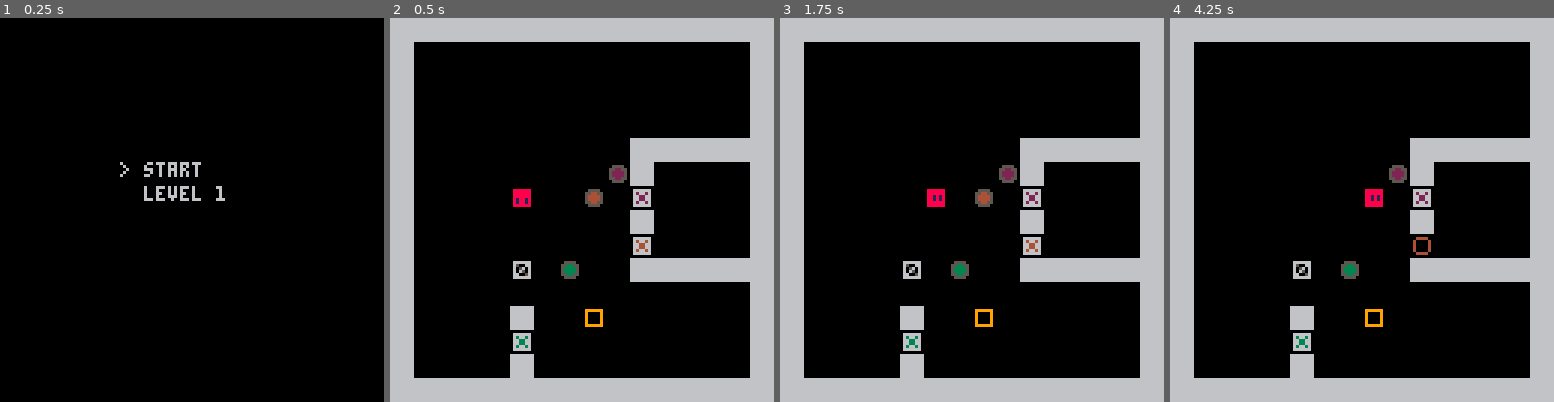
Above: before the commit, frames 1-4 (left to right).
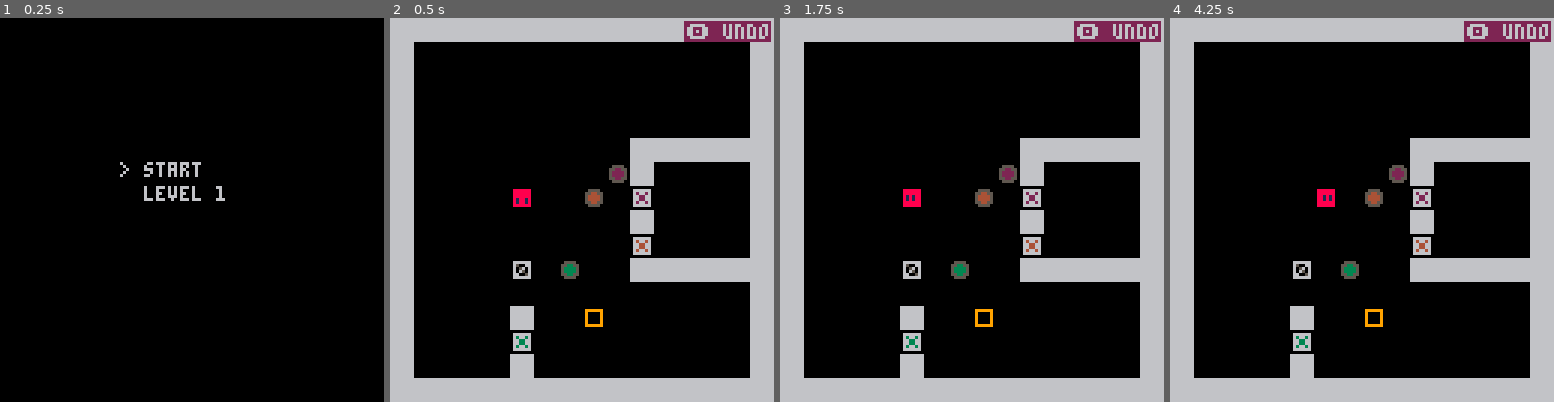
Above: after the commit, the same moments.

Repository: yuxiaomao/pico8-soko
Game: PICO-8 cartridge soko.p8
Two runs of this game, one before a commit and one after it. Both use one fixed random seed, a clock stepped at 60 frames per second and the inputs below.
Inputs:
- Up to frame 1 (0.25 s): no input
- Up to frame 2 (0.5 s): tap X (X key) at 0.33 s
- Up to frame 3 (1.75 s): tap O (Z key) at 0.7, 1.7 s; tap X (X key) at 1.07 s; hold Right from 1.6 s (still down)
- Up to frame 4 (4.25 s): tap X (X key) at 1.85, 2.97, 4.08 s; release Right at 2.1 s; tap O (Z key) every 0.4 s from 2.1 to 4.1 s; hold Up 2.15-2.42 s; hold Right 2.47-3.03 s; hold Left 3.08-3.58 s; hold Down 3.63-3.97 s; hold Right from 4.02 s (still down)

Frame 1 is identical in both runs. In frame 2, 0.8% of the frame differs, in the area x 76-100%, y 0-7%; in frame 3, 1.3%; in frame 4, 1.5%, in the area x 38-100%, y 0-62%.

Commit message:
Gameplay: add undo moves in level

Diff:
--- a/soko.p8
+++ b/soko.p8
@@ -3,7 +3,6 @@
 __lua__
 -- main
 -- todo: add true maps
--- todo?: undo??
 
 -- sprite flags:
 --   usr: 0-usr
@@ -13,10 +12,11 @@
 --        (4) 5-door
 --   obj: (1) 3-box
 
-
 -- sfx:
 --   0: move
 --   1: level clear
+--   2: error
+--   3: undo move
 
 -- global variables:
 --   mn: menu
@@ -69,6 +69,7 @@
     usrface=3, -- face orientation
     updated=2, -- 0-no 1-yes 2-forceredrawall
     win=0,
+    moves={},
   }
   lv.x0=((n-1)%8)*16
   lv.y0=((n-1)\8)*16 -- int div
@@ -121,11 +122,16 @@
 end
 
 function _updatelevel()
-  if ((clv.win != 1) and
-      (btnp(0) or btnp(1)
-       or btnp(2) or btnp(3))) then
-    _updatebtnpdpad()
-    clv.updated=1
+  if (clv.win != 1) then
+    if (btnp(0) or btnp(1)
+        or btnp(2) or btnp(3)) then
+      _updatelevelmove()
+      clv.updated=1
+    end
+    if (btnp(4)) then
+      _updatelevelundo()
+      clv.updated=1
+    end
   end
   if ((clv.win == 1) and
       btnp(5)) then
@@ -222,11 +228,13 @@
 end
 
 -- update only if any dpad button is pressed
-function _updatebtnpdpad()
-  local nx=clv.usr.x
-  local ny=clv.usr.y
-  local nx2=nx
-  local ny2=ny
+function _updatelevelmove()
+  local x0=clv.usr.x
+  local y0=clv.usr.y
+  local nx=x0
+  local ny=y0
+  local nx2=x0
+  local ny2=y0
   local cant_move=0
   local is_push=0
   if btnp(0) then -- left
@@ -250,7 +258,7 @@
   if (isoutsidelv(nx,ny)) cant_move=1
   -- detect wall collision
   if (cant_move == 0
-      and (iswall(nx,ny))) then
+      and iswall(nx,ny)) then
     cant_move=1
   end
   -- next position is obj
@@ -285,8 +293,7 @@
   -- move usr and obj
   if (cant_move == 0) then
     sfx(0)
-    local x0=clv.usr.x
-    local y0=clv.usr.y
+    add(clv.moves,clv.usrface)
     clv.usr.x=nx
     clv.usr.y=ny
     if (is_push == 1) then
@@ -298,6 +305,75 @@
     triggerbtn(nx,ny)
     triggerbtn(x0,y0)
     clv.updated=1
+  end
+  if (cant_move == 1) then
+    sfx(2)
+  end
+end
+
+-- update level undo
+function _updatelevelundo()
+  -- last move
+  local lm=deli(clv.moves)
+  local llm=clv.moves[#clv.moves]
+  local x0=clv.usr.x
+  local y0=clv.usr.y
+  local nx=x0
+  local ny=y0
+  local nx2=x0
+  local ny2=y0
+  local is_push=0
+  if (lm != nil) then
+    -- undo if has last move
+    if (lm == 0) then
+      nx+=1
+      nx2-=1
+    end
+    if (lm == 1) then
+      nx-=1
+      nx2+=1
+    end
+    if (lm == 2) then
+      ny+=1
+      ny2-=1
+    end
+    if (lm == 3) then
+      ny-=1
+      ny2+=1
+    end
+    -- compute last face orientation
+    if (llm == nil) llm=0
+    clv.usrface=llm
+    -- no outside map no collision
+    -- detect if pushed
+    if (isbox(nx2,ny2)) then
+      is_push=1
+      -- compute remain targets
+      if (clv.env[ny2][nx2] != 2
+          and clv.env[y0][x0] == 2) then
+        clv.cnt-=1
+      end
+      if (clv.env[ny2][nx2] == 2
+          and clv.env[y0][x0] != 2) then
+        clv.cnt+=1
+      end
+    end
+    -- move usr and obj
+    sfx(3)
+    clv.usr.x=nx
+    clv.usr.y=ny
+    if (is_push == 1) then
+      clv.obj[y0][x0]=clv.obj[ny2][nx2]
+      clv.obj[ny2][nx2]=0
+    -- trigger btn after move
+      triggerbtn(nx2,ny2)
+    end
+    triggerbtn(nx,ny)
+    triggerbtn(x0,y0)
+    clv.updated=1
+  else
+    -- no action to undo
+    sfx(2)
   end
 end
 
@@ -327,6 +403,8 @@
   end
   -- draw usr
   spr(32+clv.usrface,(clv.usr.x-1)*8,(clv.usr.y-1)*8)
+  -- draw help msg
+  print("\#2🅾️ undo",99,2)
   -- draw win msg
   if (clv.cnt == 0) then
     clv.win=1
Not shown, changed: the sound effects (__sfx__) section of soko.p8
Not shown, changed: README.md
